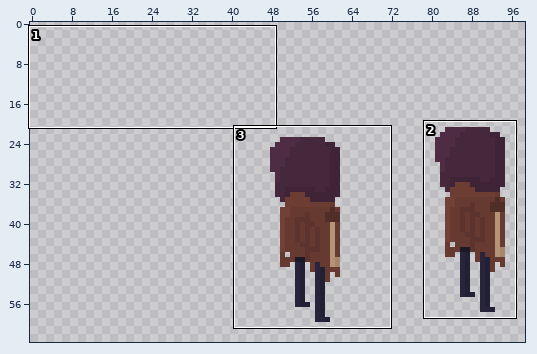
Pixel-art file, stored at Testing2d/Assets/Sprite/Hero/HEROAnim.aseprite. Above: a wide view before the commit, with the close-up outlined.
Close-up. Before:
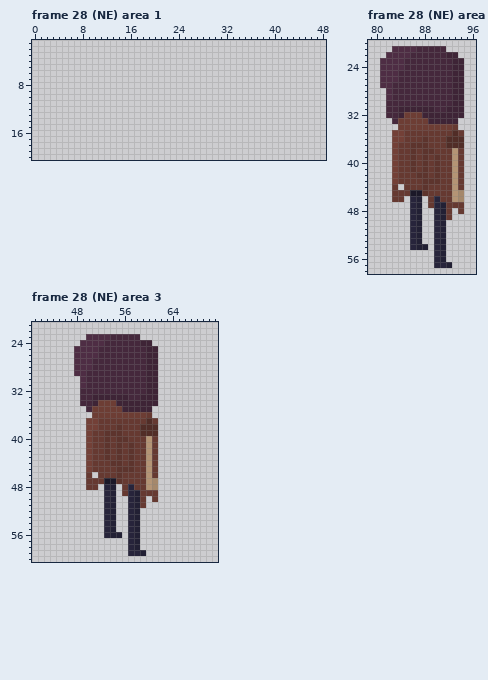
111x85 pixels, 72 frames. Pixels under 10% opacity are left out. Colours within 5 levels of each other are drawn and written as one. Shown: frame 28 (NE) area 1: x 0..48, y 1..20; frame 28 (NE) area 2: x 79..96, y 20..58; frame 28 (NE) area 3: x 41..71, y 21..60. The wide view leaves out empty margins. The commit also changed other frames or places, which this record leaves out.
Once edited:
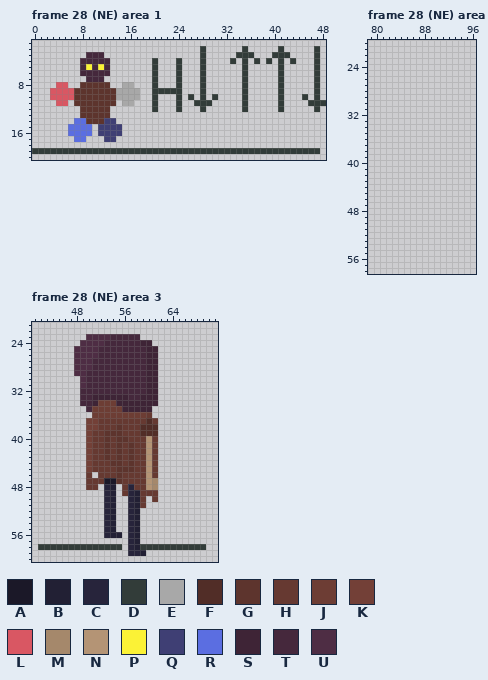
Palette (. is transparent): A #1b1828  B #222034  C #27243b  D #323c39  E #a8a8a8  F #512d27  G #5d342d  H #663931  J #6d3d34  K #734037  L #d95763  M #a5886b  N #b49475  P #fbf236  Q #3f3f74  R #5b6ee1  S #3e2436  T #45283c  U #4e2d44
Changes in this commit:
layer "Shadow" now shown
Frame 28 (NE) area 1, layer "Shadow":
y 2: x 28 . -> D; x 35 . -> D; x 41 . -> D; x 47 . -> D
y 3: x 9..11 ... -> TTT; x 28 . -> D; x 34..36 ... -> DDD; x 40..42 ... -> DDD; x 47 . -> D
y 4: x 8..12 ..... -> TTTTT; x 20 . -> D; x 24 . -> D; x 28 . -> D; x 33 . -> D; x 35 . -> D; x 37 . -> D; x 39 . -> D; x 41 . -> D; x 43 . -> D; x 47 . -> D
y 5: x 8..12 ..... -> TPTPT; x 20 . -> D; x 24 . -> D; x 28 . -> D; x 35 . -> D; x 41 . -> D; x 47 . -> D
y 6: x 8..12 ..... -> TTTTT; x 20 . -> D; x 24 . -> D; x 28 . -> D; x 35 . -> D; x 41 . -> D; x 47 . -> D
y 7: x 9..11 ... -> TTT; x 20 . -> D; x 24 . -> D; x 28 . -> D; x 35 . -> D; x 41 . -> D; x 47 . -> D
y 8: x 4..5 .. -> LL; x 8..12 ..... -> GGGGG; x 15..16 .. -> EE; x 20 . -> D; x 24 . -> D; x 28 . -> D; x 35 . -> D; x 41 . -> D; x 47 . -> D
y 9: x 3..17 ............... -> LLLLGGGGGGGEEEE; x 20..24 ..... -> DDDDD; x 28 . -> D; x 35 . -> D; x 41 . -> D; x 47 . -> D
y 10: x 3..17 ............... -> LLLLGGGGGGGEEEE; x 20 . -> D; x 24 . -> D; x 26 . -> D; x 28 . -> D; x 30 . -> D; x 35 . -> D; x 41 . -> D; x 45 . -> D; x 47 . -> D
y 11: x 4..5 .. -> LL; x 7..13 ....... -> GGGGGGG; x 15..16 .. -> EE; x 20 . -> D; x 24 . -> D; x 27..29 ... -> DDD; x 35 . -> D; x 41 . -> D; x 46..48 ... -> DDD
y 12: x 8..12 ..... -> GGGGG; x 20 . -> D; x 24 . -> D; x 28 . -> D; x 35 . -> D; x 41 . -> D; x 47 . -> D
y 13: x 8..12 ..... -> GGGGG
y 14: x 7..13 ....... -> RRGGGQQ
y 15..16: x 6..9 .... -> RRRR; x 11..14 .... -> QQQQ
y 17: x 7..8 .. -> RR; x 12..13 .. -> QQ
y 19: x 0..47 ................................................ -> DDDDDDDDDDDDDDDDDDDDDDDDDDDDDDDDDDDDDDDDDDDDDDDD
Frame 28 (NE) area 2, layer "Flattened":
y 21: x 83..91 UUUUTTTTT -> .........
y 22: x 82..93 UUUUTTTTTTSS -> ............
y 23..24: x 81..94 UUUUTTTTTTTTSS -> ..............
y 25..26: x 81..94 UUUTTTTTTTTTSS -> ..............
y 27: x 81..94 UUTTTTTTTTTTSS -> ..............
y 28..29: x 82..94 UTTTTTTTTTTSS -> .............
y 30: x 82..94 TTTTTTTTTTTSS -> .............
y 31: x 82..94 TTSSSSSSTTSSS -> .............
y 32: x 82..94 TTSJJJSSSSSSS -> .............
y 33: x 83..93 TJJJJJSSSSS -> ...........
y 34: x 84..93 JJJJJJJJJH -> ..........
y 35: x 83..94 KKHHHHHHHHFH -> ............
y 36: x 83..94 KKHHHGHHHFFF -> ............
y 37: x 83..94 KHHGGGHHHFFF -> ............
y 38: x 83..94 KHHGHGGHHHNH -> ............
y 39..41: x 83..94 KHHGHGHGHHNH -> ............
y 42: x 83..94 KHHHGGHGHHNH -> ............
y 43: x 83..94 KHHHHGGGHHNH -> ............
y 44: x 83 H -> .; x 85..94 HHHGHHHHNH -> ..........
y 45: x 83..94 HHHAAGHHHHNM -> ............
y 46: x 83..84 HH -> ..; x 86..87 CB -> ..; x 89..94 HCHHNM -> ......
y 47: x 86..87 CB -> ..; x 89..94 HCBHHH -> ......
y 48: x 86..87 CB -> ..; x 90..92 CBH -> ...; x 94 H -> .
y 49: x 86..87 CB -> ..; x 90..92 CBH -> ...
y 50..53: x 86..87 CB -> ..; x 90..91 CB -> ..
y 54: x 86..88 CBB -> ...; x 90..91 CB -> ..
y 55..56: x 90..91 CB -> ..
y 57: x 90..92 CCB -> ...
Frame 28 (NE) area 3, layer "Shadow":
y 58: x 42..55 .............. -> DDDDDDDDDDDDDD; x 59..69 ........... -> DDDDDDDDDDD
Boxes around the changes in both close-ups, in picture pixels (x1, y1, x2, y2):
added: (32, 46, 326, 154)
erased: (380, 46, 464, 268)
added: (38, 544, 122, 550)
added: (140, 544, 206, 550)
